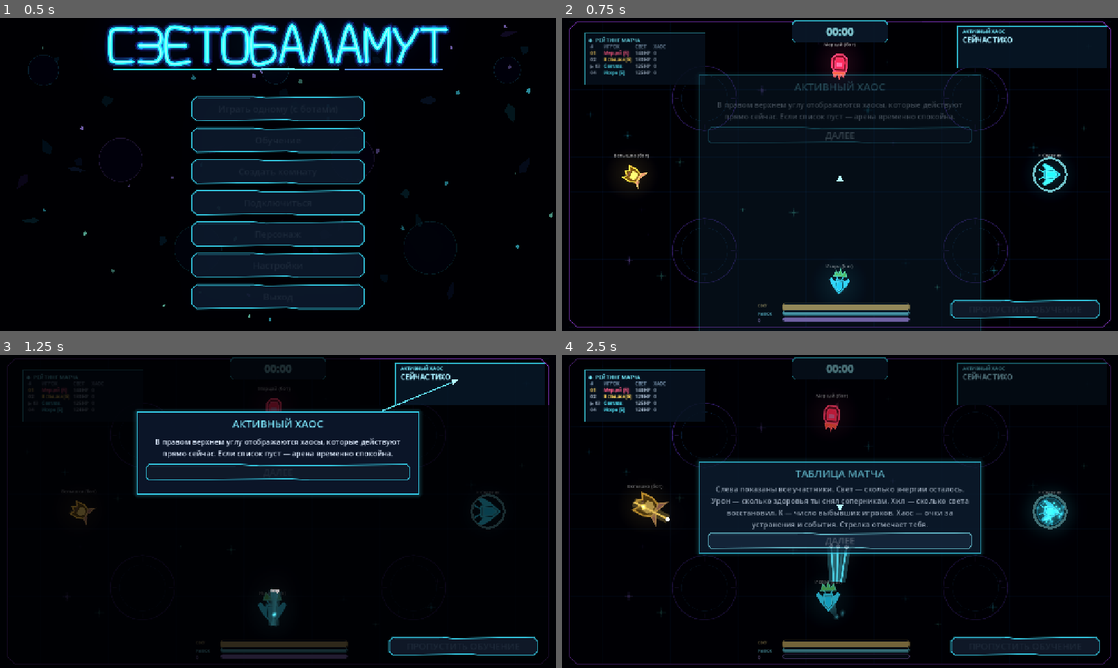
Above: before the commit, frames 1-4 (two rows, left to right).
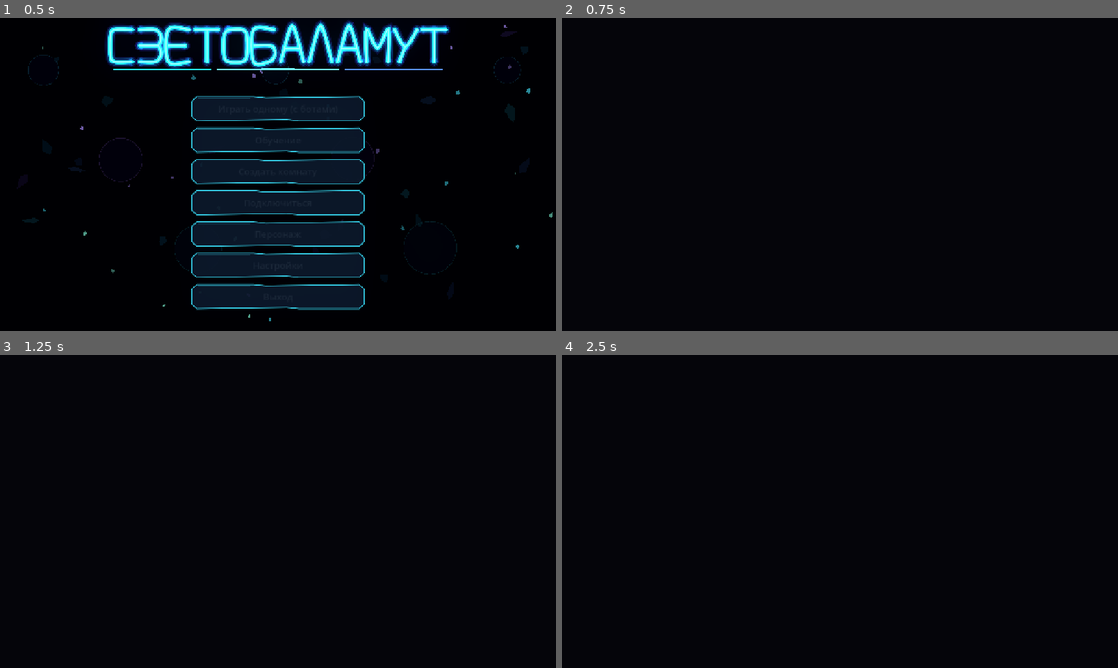
Above: after the commit, the same moments.

Repository: DvoreZZKy/svetobalamut
Game: Godot game, scene res://scenes/menu.tscn
Same seed, same stepped clock (60 frames per second), same inputs: the game is played once before the commit and once after it.
Inputs (mouse positions are in pixels of both pictures, inside the frame that each line leads up to):
- Up to frame 1 (0.5 s): no input
- Up to frame 2 (0.75 s): click "Играть одному (с ботами)" at 0.5 s
- Up to frame 3 (1.25 s): no input
- Up to frame 4 (2.5 s): tap Enter (restart) at 1.25 s; move the mouse to (962, 495) at 1.27 s; hold D (right) 1.28-2 s; hold Space (dash) 1.28-2 s; tap Q (ability) at 1.35 s; click (962, 495) at 1.42 s; click (840, 473) at 2 s, where only the run before the commit has a clickable "ДАЛЕЕ"

Frame 1 is identical in both runs. In frame 2, 9.9% of the frame differs, in the area x 1-99%, y 0-100%; in frame 3, 19%; in frame 4, 22%, in the area x 1-99%, y 0-99%.
Error after the commit: Parse Error: Expected "else" after ternary operator condition. (res://scripts/arena.gd:919)

Commit message:
Add F ability controls and class ability visuals

Diff:
--- a/scripts/arena.gd
+++ b/scripts/arena.gd
@@ -134,6 +134,8 @@
 var timer_shape: Polygon2D
 var timer_outline: Line2D
 var ability_bar: NeonProgressBar
+var extra_ability_bar: NeonProgressBar
+var extra_ability_latch := 0.0
 var capsule_ammo_lbl: Label
 var capsule_reload_bar: NeonProgressBar
 var cursor_layer: CanvasLayer
@@ -495,6 +497,15 @@
 	ability_bar.offset_right = 160
 	ability_bar.offset_top = -31
 	ability_bar.offset_bottom = -22
+	extra_ability_bar = _bar(Vector2.ZERO, Vector2(292, 7), Color("#72f5b4"), cl)
+	extra_ability_bar.anchor_left = 0.5
+	extra_ability_bar.anchor_right = 0.5
+	extra_ability_bar.anchor_top = 1.0
+	extra_ability_bar.anchor_bottom = 1.0
+	extra_ability_bar.offset_left = -132
+	extra_ability_bar.offset_right = 160
+	extra_ability_bar.offset_top = -16
+	extra_ability_bar.offset_bottom = -9
 	var light_caption := _label("СВЕТ", 9, Vector2.ZERO, Vector2(54, 14), cl)
 	light_caption.anchor_left = 0.5
 	light_caption.anchor_right = 0.5
@@ -525,6 +536,16 @@
 	ability_caption.offset_top = -31
 	ability_caption.offset_bottom = -17
 	ability_caption.add_theme_color_override("font_color", Color("#c3a0ff"))
+	var extra_ability_caption := _label("F", 9, Vector2.ZERO, Vector2(54, 14), cl)
+	extra_ability_caption.anchor_left = 0.5
+	extra_ability_caption.anchor_right = 0.5
+	extra_ability_caption.anchor_top = 1.0
+	extra_ability_caption.anchor_bottom = 1.0
+	extra_ability_caption.offset_left = -190
+	extra_ability_caption.offset_right = -138
+	extra_ability_caption.offset_top = -16
+	extra_ability_caption.offset_bottom = -2
+	extra_ability_caption.add_theme_color_override("font_color", Color("#72f5b4"))
 	capsule_ammo_lbl = _label("ВОЛНЫ  ◆ ◆ ◆ ◆", 12, Vector2(18, 0), Vector2(190, 20), cl)
 	capsule_ammo_lbl.anchor_top = 1.0
 	capsule_ammo_lbl.anchor_bottom = 1.0
@@ -799,6 +820,21 @@
 		bullet_layer.draw_line(tail, pos, glow, width * 2.0, true)
 		bullet_layer.draw_line(tail, pos, G.hdr(col, 2.0), width * 0.4, true)
 		bullet_layer.draw_circle(pos, 6.0, Color(4, 4, 4))
+	for lure in view.get("lu", []):
+		var lure_pos: Vector2 = lure[0]
+		var lure_pulse := 1.0 if _is_potato() else 0.78 + 0.22 * sin(t * 13.0)
+		bullet_layer.draw_arc(lure_pos, 28.0 * lure_pulse, 0.0, TAU, 32, Color("#b9ff69"), 4.0, true)
+		bullet_layer.draw_circle(lure_pos, 9.0, Color("#caff83"))
+		if not _is_potato():
+			bullet_layer.draw_arc(lure_pos, 48.0, 0.0, TAU, 40, Color(0.55, 1.0, 0.35, 0.45), 2.0, true)
+	for pd in view.get("pl", []):
+		var effect_pos: Vector2 = pd.p
+		if float(pd.get("abs", 0.0)) > 0.0:
+			bullet_layer.draw_arc(effect_pos, 118.0, 0.0, TAU, 48, Color("#ffca63"), 3.0, true)
+		if float(pd.get("phs", 0.0)) > 0.0:
+			bullet_layer.draw_arc(effect_pos, 43.0, 0.0, TAU, 40, Color("#c18cff"), 4.0, true)
+		if int(pd.get("pr", 0)) > 0:
+			bullet_layer.draw_arc(effect_pos, 48.0, -0.65, 0.65, 24, Color("#8cf7ff"), 4.0, true)
 
 
 # ----------------------------------------------------------------- цикл ---
@@ -844,6 +880,7 @@
 		"dash": Input.is_action_pressed("dash"),
 		"poss": Input.is_action_pressed("possess") or (bool(view.get("pl", []).filter(func(p): return int(p.i) == local_id and p.s).size() > 0) and Input.is_action_pressed("fire")),
 		"ability": Input.is_action_just_pressed("ability"),
+		"extra_ability": Input.is_action_just_pressed("extra_ability"),
 	}
 
 
@@ -872,9 +909,13 @@
 		ability_latch = 0.18
 	ability_latch = maxf(0.0, ability_latch - dt)
 	inp["ability"] = ability_latch > 0.0
+	if Input.is_action_just_pressed("extra_ability"):
+		extra_ability_latch = 0.18
+	extra_ability_latch = maxf(0.0, extra_ability_latch - dt)
+	inp["extra_ability"] = extra_ability_latch > 0.0
 	if pause_open:
 		inp = {"mv": Vector2.ZERO, "aim": get_canvas_transform().affine_inverse() * aim_screen_pos,
-			"fire": false, "dash": false, "poss": false, "ability": false}
+			"fire": false, "dash": false, "poss": false, "ability": false, "extra_ability": false
 	if not is_client:
 		sim.inputs[local_id] = inp
 		if not G.tutorial_active:
@@ -1476,6 +1517,8 @@
 		var ability_cooldown := clampf(float(me.get("acd", 0.0)), 0.0, 9.0)
 		dash_bar.set_fill_ratio(1.0 - dash_cooldown / Sim.DASH_CD)
 		ability_bar.set_fill_ratio(1.0 - ability_cooldown / 9.0)
+		var extra_cooldown := clampf(float(me.get("excd", 0.0)), 0.0, 13.0)
+		extra_ability_bar.set_fill_ratio(1.0 - extra_cooldown / 13.0)
 		var is_capsule := int(me.k) == 1 and not bool(me.s) and not over
 		capsule_ammo_lbl.visible = is_capsule
 		capsule_reload_bar.visible = is_capsule
@@ -1492,7 +1535,9 @@
 			timer_lbl.text += "\nВАШ БУСТ: %s (%.1fс)" % [buff_names.get(str(me.buff), "УЛУЧШЕНИЕ"), float(me.get("buff_t", 0.0))]
 		var class_names := ["СВЕТЛЯК", "КАПСУЛА", "ПРИЗРАК", "КРИСТАЛЛ"]
 		var ability_ready := "ГОТОВО" if me.acd <= 0.0 else "%.1fс" % me.acd
-		help_lbl.text = "%s  /  %s\nСПОСОБНОСТЬ [Q]: %s" % [class_names[int(me.k) % 4], ["Перегрузка", "Энергощит", "Фазовый скачок", "Звёздный залп"][int(me.k) % 4], ability_ready]
+		var extra_names := ["Биолюминесценция", "Герметичный панцирь", "Бестелесность", "Призматическое преломление"]
+		var extra_ready := "ГОТОВО" if float(me.get("excd", 0.0)) <= 0.0 else "%.1fс" % float(me.get("excd", 0.0))
+		help_lbl.text = "%s  /  %s\nQ: %s   •   F: %s" % [class_names[int(me.k) % 4], ["Перегрузка", "Энергощит", "Фазовый скачок", "Звёздный залп"][int(me.k) % 4], ability_ready, extra_ready]
 		if me.s:
 			help_lbl.text = "ТЫ — ТЕНЬ\nПКМ / E рядом с игроком — вселение"
 	if over:
@@ -1935,6 +1980,13 @@
 				var ability_color: Color = [Color(0.2, 0.9, 1.0), Color(1.0, 0.75, 0.25), Color(0.65, 0.3, 1.0), Color(0.4, 0.9, 1.0)][int(e.get("kind", 0)) % 4]
 				flash(pos, 190.0, ability_color, 0.45)
 				burst(pos, ability_color, 28 if int(e.get("kind", 0)) != 3 else 52, 520.0, 0.55, true)
+			"extra_ability":
+				var extra_color: Color = [Color("#baff6a"), Color("#ffca63"), Color("#c18cff"), Color("#8cf7ff")][int(e.get("kind", 0)) % 4]
+				Sfx.play("dash", 1.15, -1.0)
+				flash(pos, 145.0, extra_color, 0.38)
+				burst(pos, extra_color, 34, 470.0, 0.5, true)
+			"capsule_absorb":
+				burst(pos, Color("#ffca63"), 5, 190.0, 0.2)
 			"win":
 				Sfx.play("win")
 
